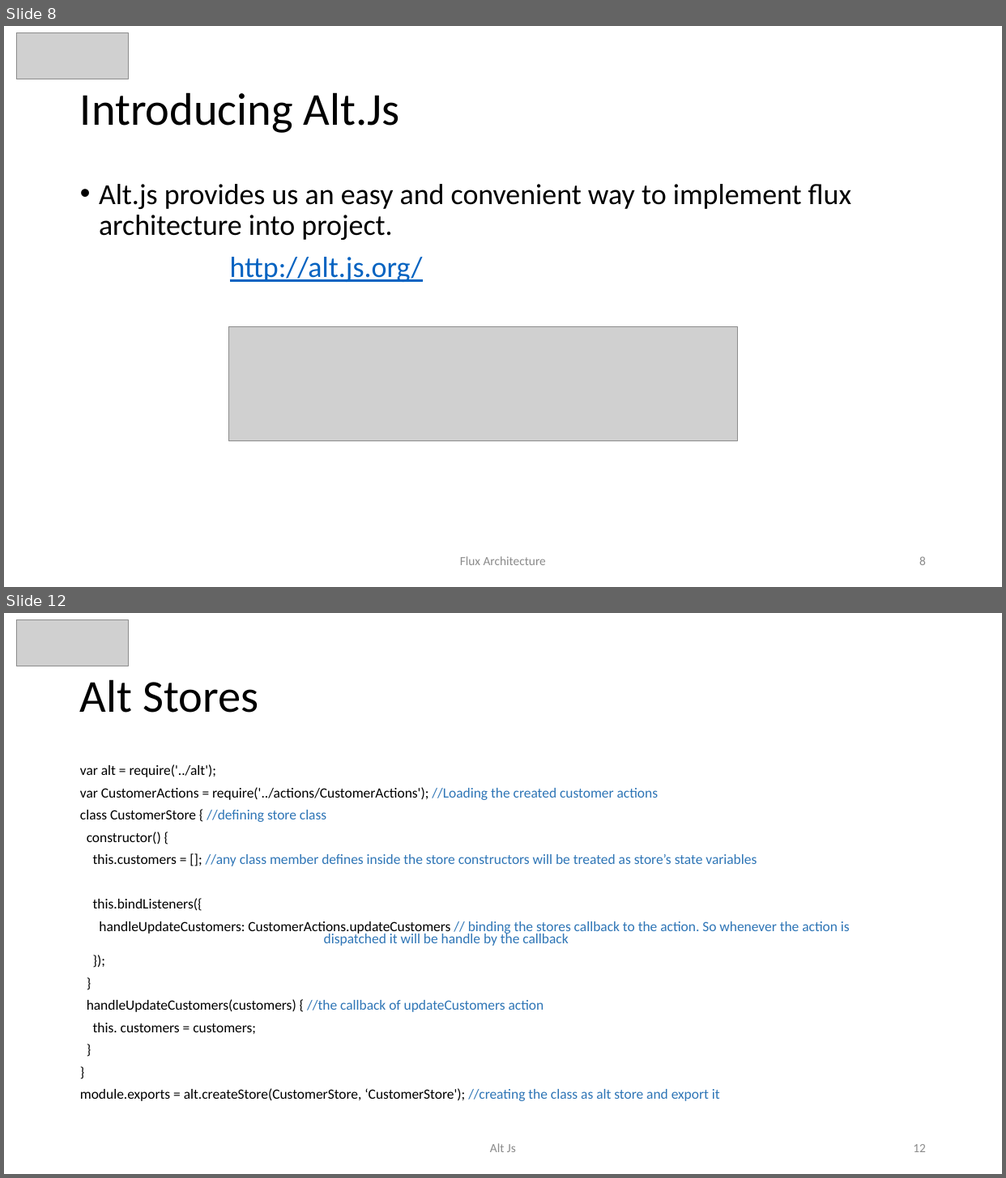
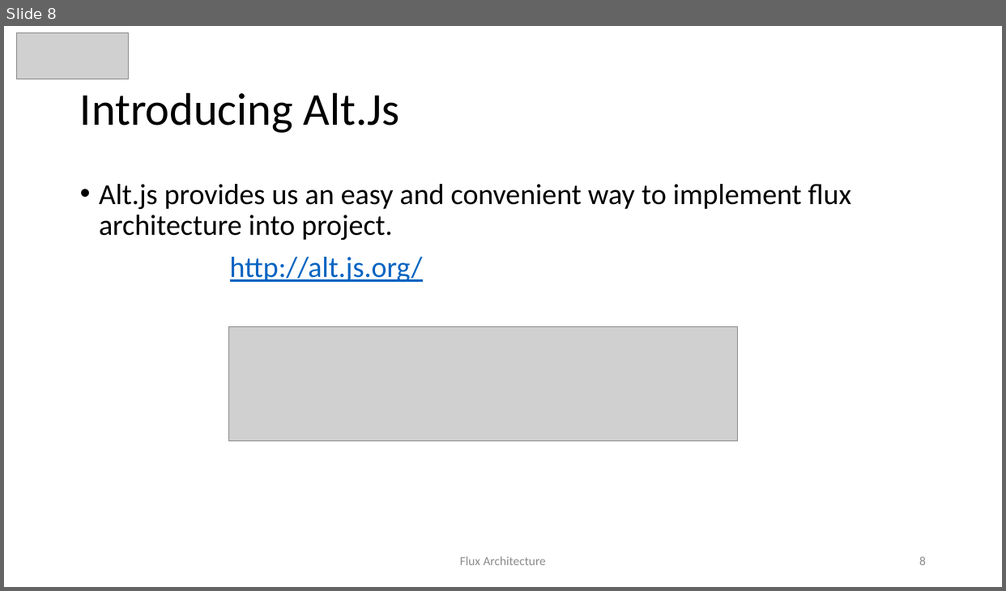
Before and after one commit to awahab29/samplealt, a slide deck: React.pptx. Shown one above the other, each under a label of ours: slides 8 and 12 before the commit, slide 8 after it; the slides between them are not shown. The pictures are 1006x1178 and 1006x591 pixels, drawn with LibreOffice and Linux fonts; fonts in the diff are those of the drawing; grey boxes stand for pictures. Boxes give left, top, right and bottom in pixels: in the first picture for what was removed or moved away, otherwise in the second. Text is boxed around its words. In the diff, an @@ line names an element or a change of style, - is before the commit and + after.

```diff
--- a/React.pptx
+++ b/React.pptx
@@ slide 12 removed at bbox=[4, 613, 1002, 1174], background #FFFFFF @@
@@ picture removed at bbox=[17, 619, 128, 666] @@
@@ title removed at bbox=[80, 679, 258, 713] @@
-Alt Stores
@@ text removed at bbox=[80, 764, 850, 1101] @@
-var alt = require('../alt');
-var CustomerActions = require('../actions/CustomerActions'); //Loading the created customer actions
-class CustomerStore { //defining store class
-constructor() {
-this.customers = []; //any class member defines inside the store constructors will be treated as store’s state variables
-this.bindListeners({
-handleUpdateCustomers: CustomerActions.updateCustomers // binding the stores callback to the action. So whenever the action is dispatched it will be handle by the callback
-});
-}
-handleUpdateCustomers(customers) { //the callback of updateCustomers action
-this. customers = customers;
-}
-}
-module.exports = alt.createStore(CustomerStore, ‘CustomerStore'); //creating the class as alt store and export it
@@ text removed at bbox=[490, 1144, 516, 1152] @@
-Alt Js
@@ page number removed at bbox=[913, 1144, 926, 1152] @@
-12
```
Also in this commit, not shown: 17 slides changed, 6 slides added, 1 other file.
